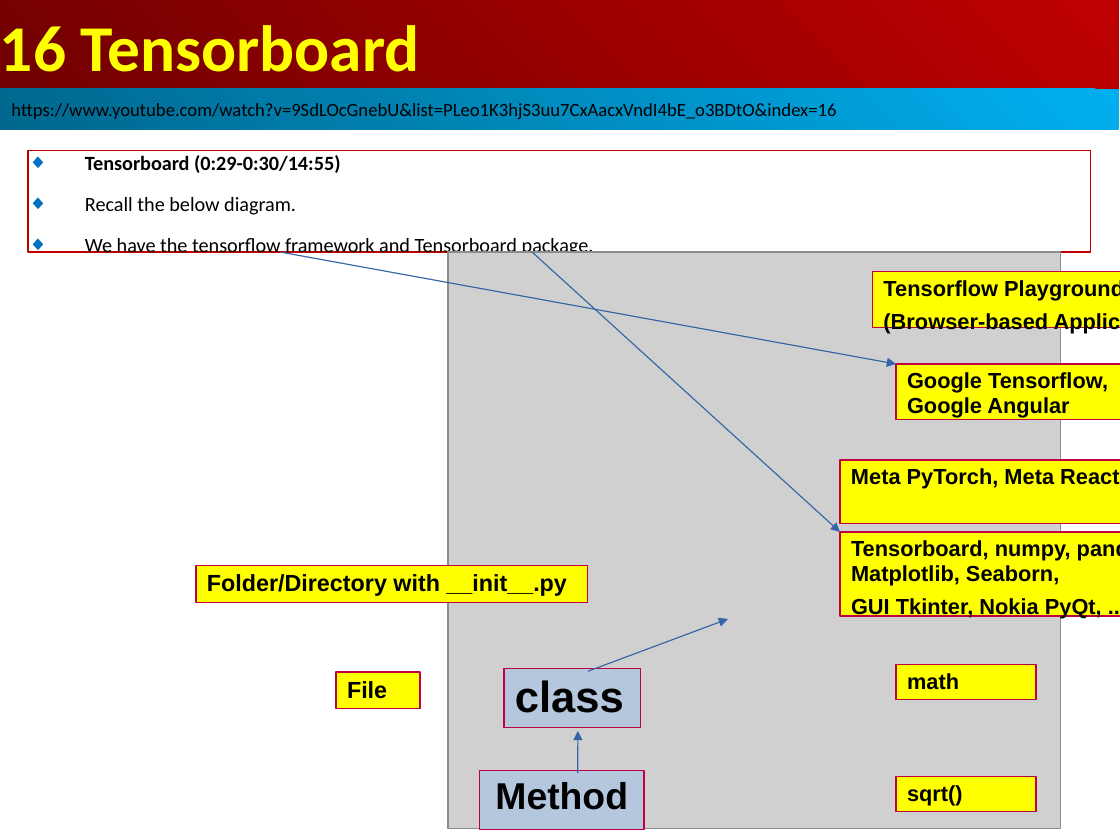
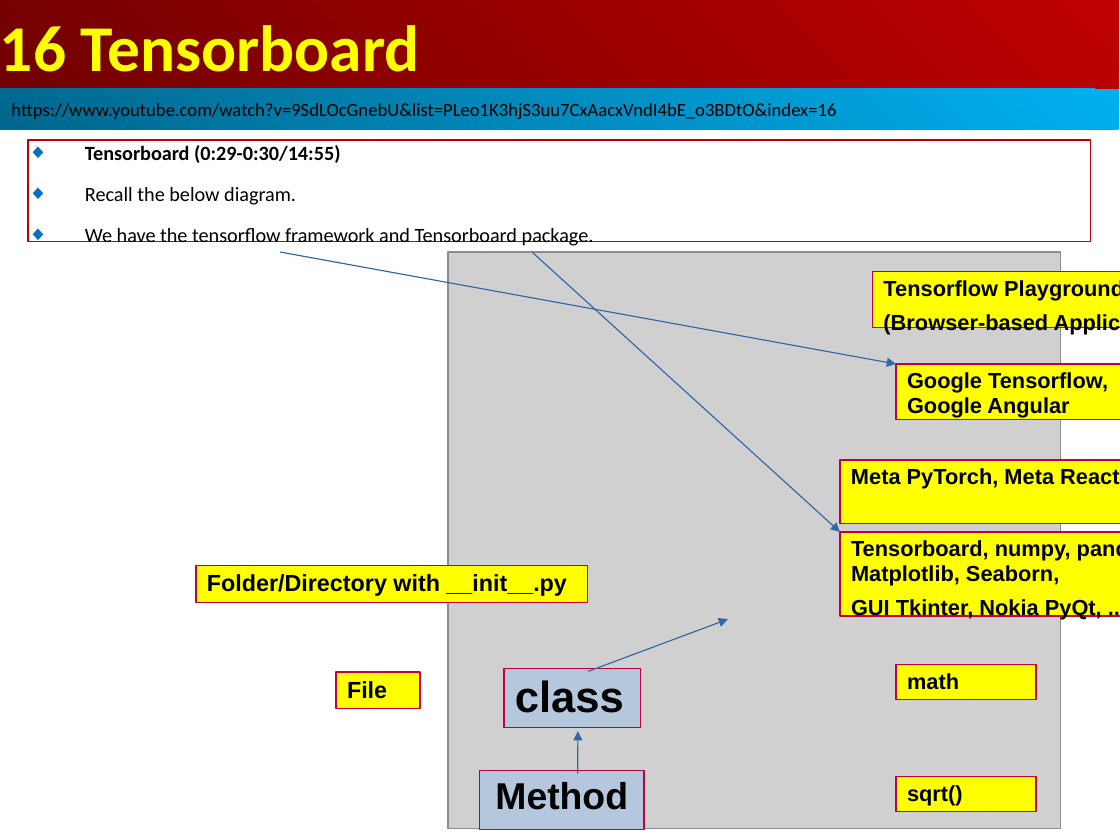
Before and after one commit to peterhchen/AIU_CS512_DL, a slide deck: slide 6 of 000_Lecture_Project/week06/01_Lecture/16_TB.ppt. Drawn at 1120x840 pixels with LibreOffice and Linux fonts; fonts in the diff are those of the drawing; grey boxes stand for pictures. Boxes give left, top, right and bottom in pixels: in the first picture for what was removed or moved away, otherwise in the second. Text is boxed around its words. In the diff, an @@ line names an element or a change of style, - is before the commit and + after.

```diff
--- a/000_Lecture_Project/week06/01_Lecture/16_TB.ppt
+++ b/000_Lecture_Project/week06/01_Lecture/16_TB.ppt
@@ rectangle "Tensorboard (0:29-0:30/14:55)" moved from (x1=28, y1=151, x2=1091, y2=252) to (x1=28, y1=140, x2=1091, y2=241) @@
```
Also in this commit, not shown: 3 other slides changed, 2 other files.
